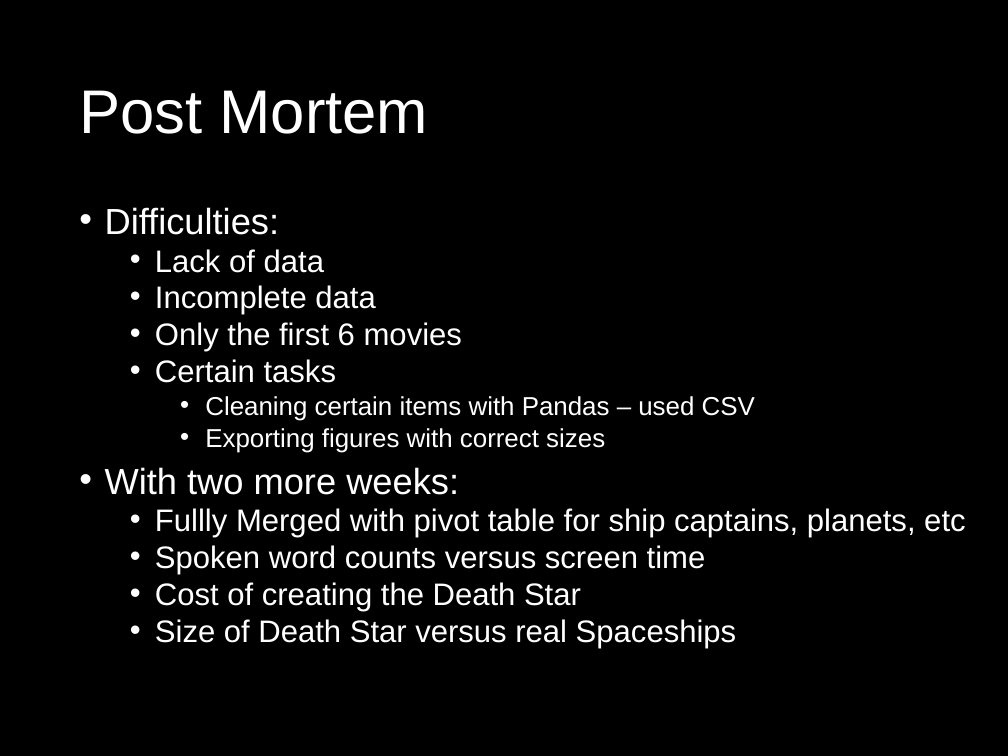
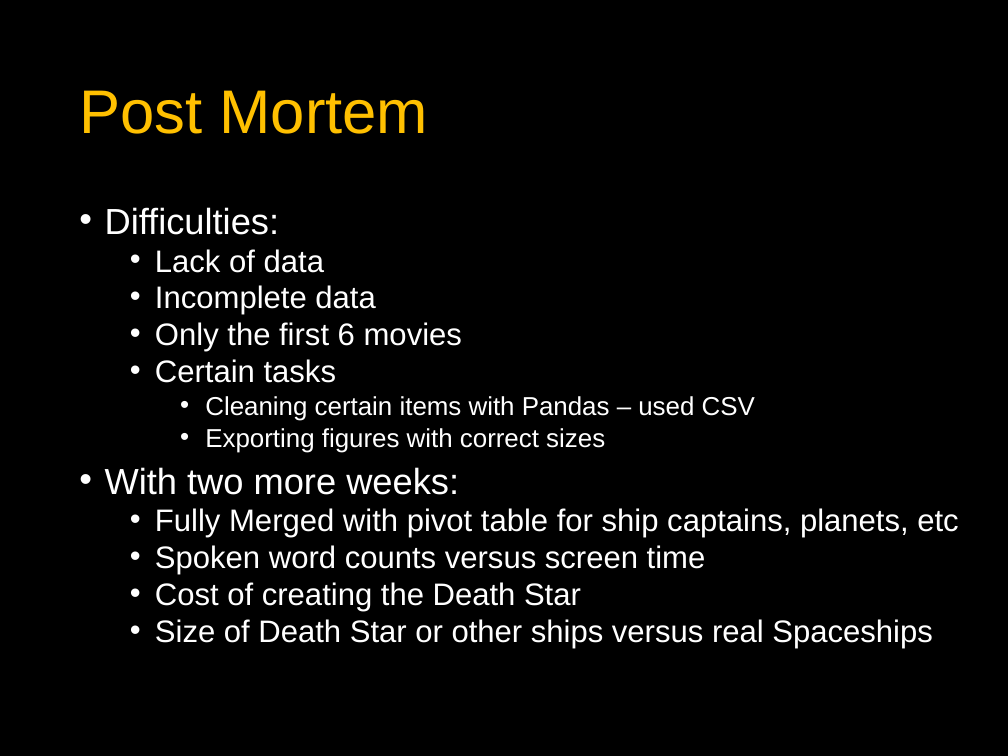
Before and after one commit to rkirsten88/Project1_RutgersBootCamp, a slide deck: slide 13 of STAR_WARS/Presentation.pptx. Drawn at 1008x756 pixels with LibreOffice and Linux fonts; fonts in the diff are those of the drawing; background and template pictures are left out. Boxes give left, top, right and bottom in pixels: in the first picture for what was removed or moved away, otherwise in the second. Text is boxed around its words. In the diff, an @@ line names an element or a change of style, - is before the commit and + after.

Commit message:
final presentation update

```diff
--- a/STAR_WARS/Presentation.pptx
+++ b/STAR_WARS/Presentation.pptx
@@ title "Post Mortem" at [79, 90, 429, 134]: text colour #FFFFFF to #FFC000 @@
@@ text at [155, 508, 958, 538]: text changed @@
-  • Fullly Merged with pivot table for ship captains, planets, etc
+  • Fully Merged with pivot table for ship captains, planets, etc
@@ text at [155, 619, 932, 648]: text changed @@
-  • Size of Death Star versus real Spaceships
+  • Size of Death Star or other ships versus real Spaceships
```
Also in this commit, not shown: 5 other slides changed.
